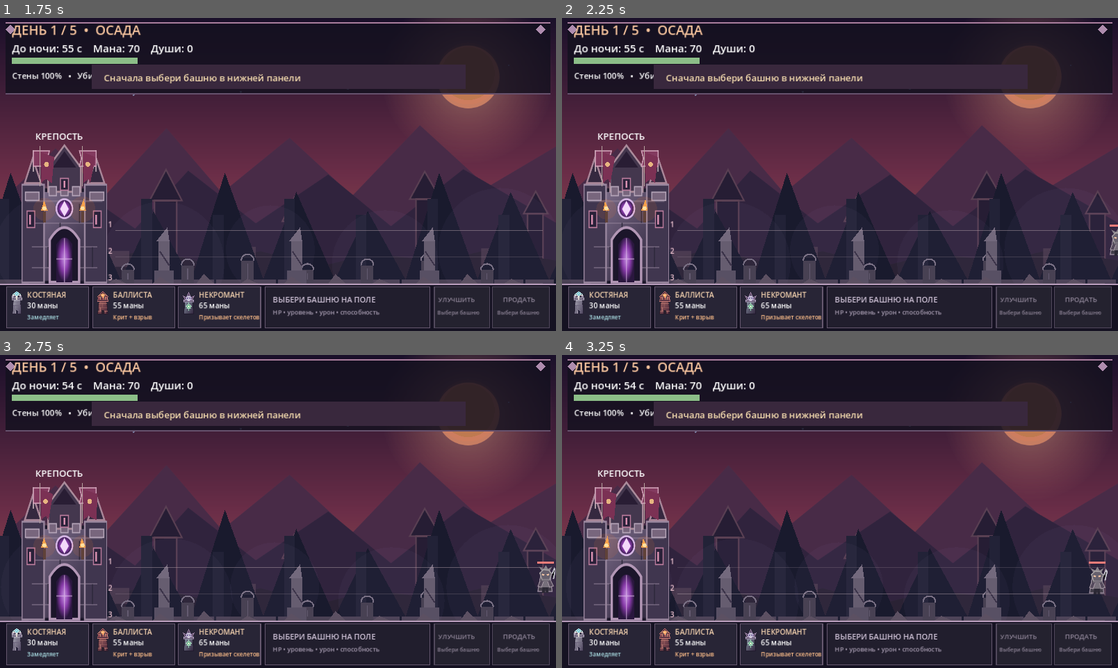
Above: before the commit, frames 1-4 (two rows, left to right).
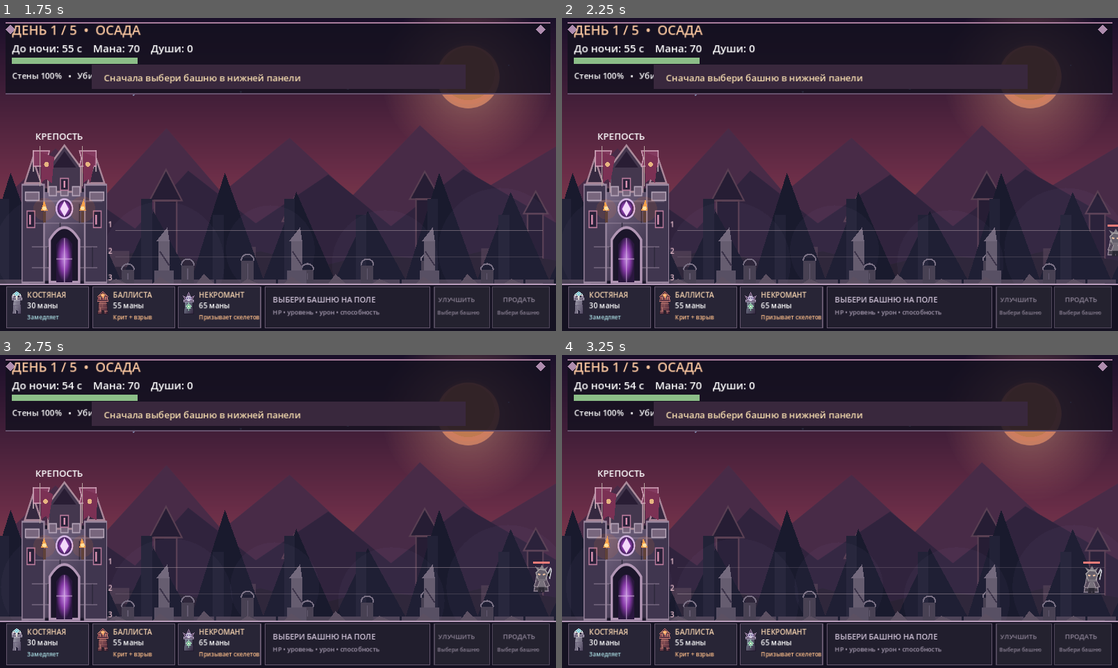
Above: after the commit, the same moments.

Repository: DoctorStrangeSH/Last-Ritual
Game: Godot game, scene res://scenes/main.tscn
Two runs of this game, one before a commit and one after it. Both use one fixed random seed, a clock stepped at 60 frames per second and the inputs below.
Inputs (mouse positions are in pixels of both pictures, inside the frame that each line leads up to):
- Up to frame 1 (1.75 s): tap Enter (ui_accept) at 0.5, 0.77 s; move the mouse to (400, 158) at 0.52 s; hold Right (ui_right) 0.53-1.25 s; tap Keypad Enter at 0.6 s; click (400, 158) at 0.67 s; drag from (166, 190) to (250, 237) at 1.27 s
- Up to frame 2 (2.25 s): move the mouse to (895, 105) at 2.02 s; hold Right (ui_right) from 2.03 s (still down); tap M at 2.1 s; click (895, 105) at 2.17 s
- Up to frame 3 (2.75 s): keep holding Right (ui_right); tap Keypad Enter at 2.3 s
- Up to frame 4 (3.25 s): release Right (ui_right) at 2.75 s; drag from (812, 574) to (673, 464) at 2.77 s

Frame 1 is identical in both runs. In frame 2, less than 0.1% of the frame differs, in the area x 98-100%, y 66-76%; in frame 3, 0.2%; in frame 4, 0.3%, in the area x 93-99%, y 66-77%.

Commit message:
roguelite: random siege modifiers and elite enemies with bonus rewards

Diff:
--- a/scripts/main.gd
+++ b/scripts/main.gd
@@ -1,5 +1,5 @@
 extends Node2D
-## Last Ritual v2.2-rc56: enemy hit reactions, lane-aligned health bars and combat feedback
+## Last Ritual v2.2-rc57: enemy hit reactions, lane-aligned health bars and combat feedback
 const W := 1152.0
 const H := 648.0
 const FLOOR := 550.0
@@ -30,6 +30,8 @@
 var skeletons: Array[Dictionary] = []
 var spawn_timer := 0.0
 var wave_count := 0
+var siege_event := 0
+var elite_kills := 0
 var player := Vector2(95, FLOOR - 25)
 var vel := Vector2.ZERO
 var grounded := false
@@ -181,6 +183,8 @@
     shots.clear()
     skeletons.clear()
     wave_count = 0
+    siege_event = 0
+    elite_kills = 0
     spawn_timer = 1.0
     player = Vector2(95, FLOOR - 25)
     vel = Vector2.ZERO
@@ -319,6 +323,7 @@
         day_elapsed = 0.0
         spawn_timer = 1.0
         wave_count = 0
+        siege_event = 0
         kills_today = 0
         repairs_today = 0
         enemies.clear()
@@ -786,6 +791,9 @@
     spawn_timer -= delta
     if spawn_timer <= 0.0:
         wave_count += 1
+        if wave_count % 8 == 0:
+            siege_event = randi_range(0, 2)
+            show_notice("СОБЫТИЕ: %s" % (["Багровая орда", "Проклятый туман", "Души павших"][siege_event]))
         spawn_timer = maxf(1.05, 3.5 - wave_count * 0.065)
         if phase == "final_siege":
             spawn_timer = maxf(0.85, 1.75 - wave_count * 0.02)
@@ -801,7 +809,15 @@
         var damage := (6.0 if kind == "runner" else (19.0 if kind == "brute" else 9.0)) * (1.0 if current_day == 1 else 1.3)
         health *= 0.8 + float(difficulty) * 0.2
         damage *= 0.8 + float(difficulty) * 0.2
-        enemies.append({"x": W + 32.0, "hp": health, "max_hp": health, "speed": speed, "damage": damage, "hit_cd": 0.0, "kind": kind, "lane": randi_range(0, 2), "sabotaged": false})
+        var elite: bool = wave_count >= 4 and wave_count % 6 == 0
+        if elite:
+            health *= 2.2
+            damage *= 1.5
+        if siege_event == 0:
+            speed *= 1.15
+        elif siege_event == 1:
+            health *= 1.12
+        enemies.append({"x": W + 32.0, "hp": health, "max_hp": health, "speed": speed, "damage": damage, "hit_cd": 0.0, "kind": kind, "lane": randi_range(0, 2), "sabotaged": false, "elite": elite})
     for tower in towers:
         tower["disabled"] = maxf(0.0, float(tower.get("disabled", 0.0)) - delta)
         tower["flash"] = maxf(0.0, float(tower.get("flash", 0.0)) - delta)
@@ -842,8 +858,11 @@
     for i in range(enemies.size() - 1, -1, -1):
         var enemy := enemies[i]
         if enemy["hp"] <= 0.0:
-            mana += 9 + reward_mana_bonus * 5
-            souls += 1
+            var elite_bonus: int = 16 if bool(enemy.get("elite", false)) else 0
+            if elite_bonus > 0:
+                elite_kills += 1
+            mana += 9 + reward_mana_bonus * 5 + elite_bonus
+            souls += 2 if elite_bonus > 0 or siege_event == 2 else 1
             kills_today += 1
             campaign_kills += 1
             if enemy["kind"] == "saboteur":
@@ -1452,7 +1471,9 @@
                 var enemy_color := Color("7adbe4") if e["kind"] == "saboteur" else (Color("edc265") if e["kind"] == "runner" else (Color("d66c69") if e["kind"] == "brute" else Color("b0af9b")))
                 var flash_amount: float = clampf(float(e.get("hit_flash", 0.0)) / 0.16, 0.0, 1.0)
                 var flash_color: Color = e.get("hit_flash_color", Color.WHITE)
-                var sprite_tint: Color = Color.WHITE.lerp(flash_color, flash_amount)
+                var sprite_tint: Color = (Color("e4b9fa") if bool(e.get("elite", false)) else Color.WHITE).lerp(flash_color, flash_amount)
+                if bool(e.get("elite", false)):
+                    draw_arc(Vector2(ex, FLOOR - 37.0 + enemy_lane_offset), 36.0, 0.0, TAU, 28, Color("b78be2", 0.62), 2.0)
                 if e["kind"] == "raider":
                     var step_y: float = sin(atmosphere_clock * 7.0 + ex * 0.08) * 2.0
                     draw_texture_rect(preload("res://assets/enemies/raider.svg"), Rect2(ex - 21.0, FLOOR - 62.0 + step_y + enemy_lane_offset, 42.0, 62.0), false, sprite_tint)
